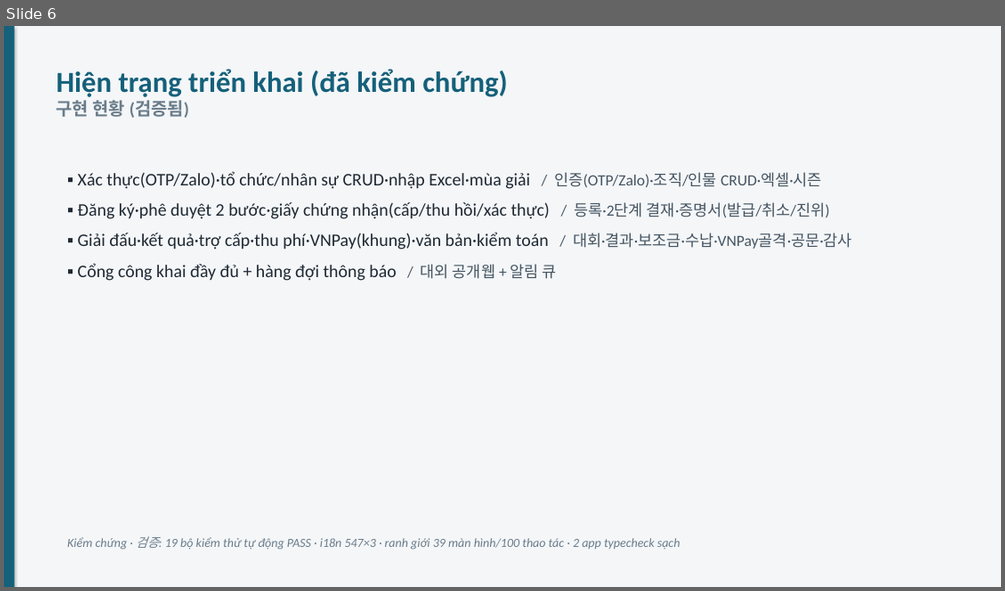
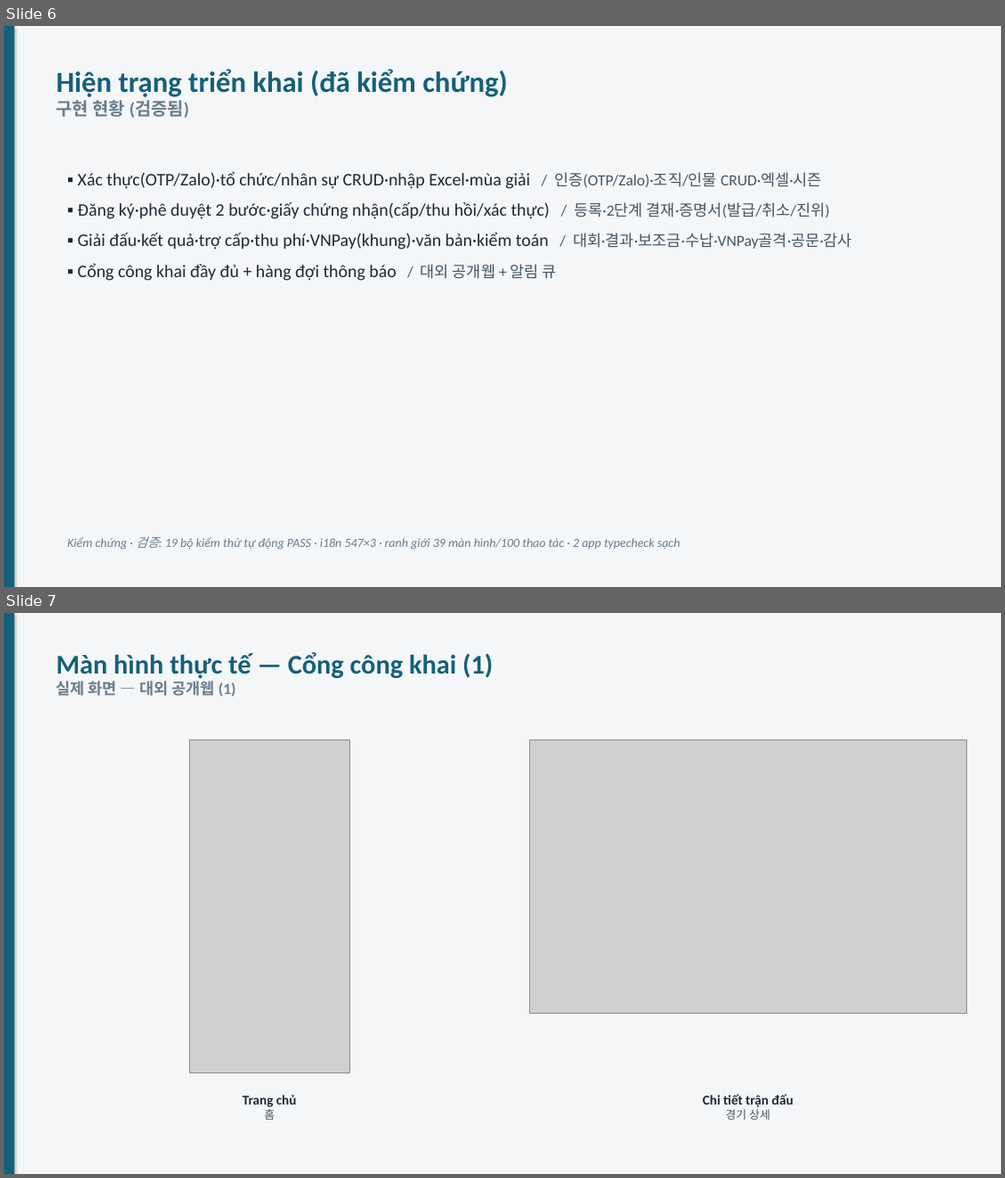
Before and after one commit to Weviko/VSP, a slide deck: docs/VSP-사업계획-슬라이드.pptx. Shown one above the other, each under a label of ours: slide 6 before the commit, slides 6 and 7 after it. The pictures are 1005x591 and 1005x1178 pixels, drawn with LibreOffice and Linux fonts; fonts in the diff are those of the drawing; grey boxes stand for pictures. Boxes give left, top, right and bottom in pixels: in the first picture for what was removed or moved away, otherwise in the second. Text is boxed around its words. In the diff, an @@ line names an element or a change of style, - is before the commit and + after.

```diff
--- a/docs/VSP-사업계획-슬라이드.pptx
+++ b/docs/VSP-사업계획-슬라이드.pptx
@@ slide 7 added at (4,613,1001,1174), background #F4F6F8 @@
@@ rectangle added at (4,613,15,1174), fill #15607A @@
@@ text added at (57,652,493,697), 26 pt, text #15607A, bold @@
+Màn hình thực tế — Cổng công khai (1)
+실제 화면 — 대외 공개웹 (1)
@@ picture added at (189,740,349,1073) @@
@@ picture added at (530,740,967,1013) @@
@@ text added at (243,1094,297,1119), 13 pt, text #1F2933, bold @@
+Trang chủ
+홈
@@ text added at (703,1094,793,1119), 13 pt, text #1F2933, bold @@
+Chi tiết trận đấu
+경기 상세
```
Also in this commit, not shown: 3 other slides added.
